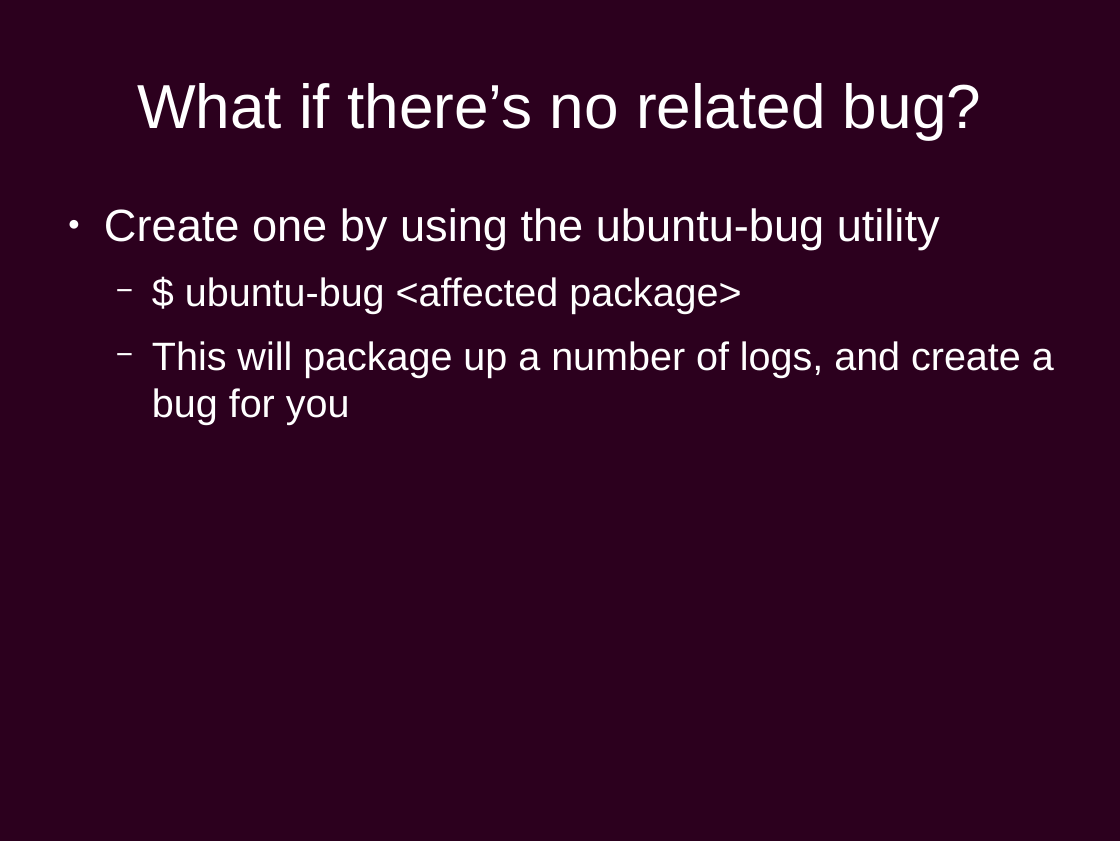
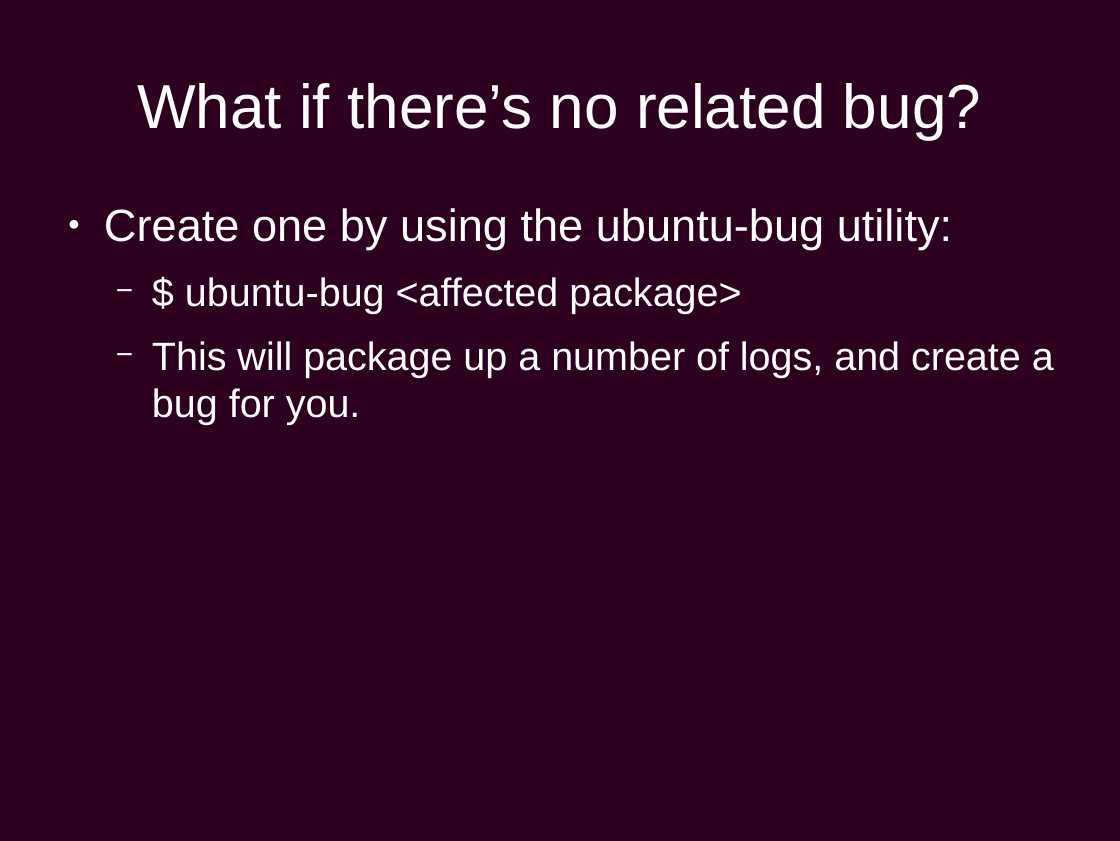
Before and after one commit to chiluk/presentations, a slide deck: slide 13 of Ubuntu Development.odp. Drawn at 1120x841 pixels with LibreOffice and Linux fonts; fonts in the diff are those of the drawing; background and template pictures are left out. Boxes give left, top, right and bottom in pixels: in the first picture for what was removed or moved away, otherwise in the second. Text is boxed around its words. In the diff, an @@ line names an element or a change of style, - is before the commit and + after.

Commit message:
Checking Ubuntu Primer as Delivered at Scale 17x

```diff
--- a/Ubuntu Development.odp
+++ b/Ubuntu Development.odp
@@ text at bbox=[104, 208, 952, 250]: text changed @@
-● Create one by using the ubuntu-bug utility
+● Create one by using the ubuntu-bug utility:
@@ text at bbox=[152, 341, 1054, 425]: text changed @@
-  − This will package up a number of logs, and create a bug for you
+  − This will package up a number of logs, and create a bug for you.
```
Also in this commit, not shown: 20 other slides changed, 1 other file.
